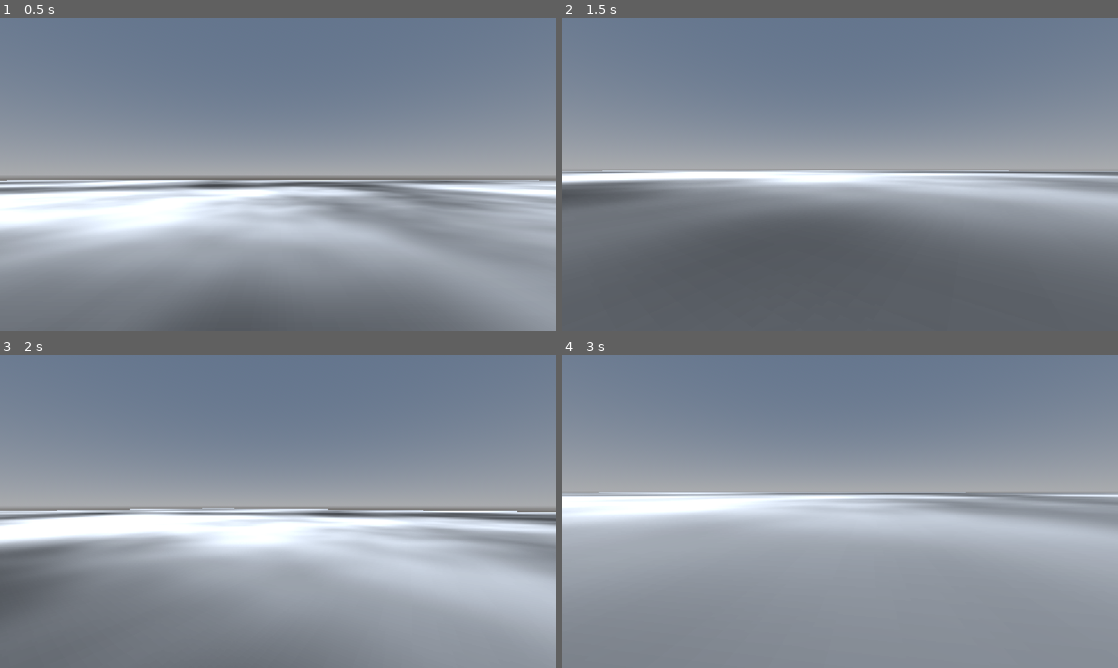
Above: before the commit, frames 1-4 (two rows, left to right).
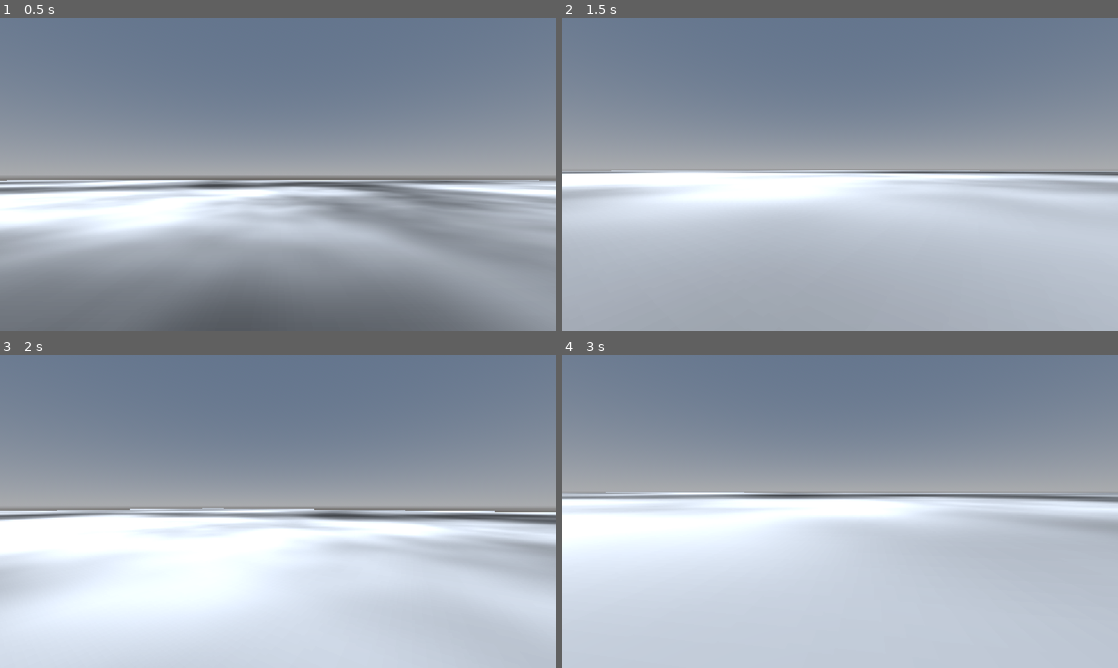
Above: after the commit, the same moments.

Repository: JoshuahMi/BasicRpgGodot
Game: Godot game, scene res://Elements/Levels/BasicRpgLevelTest.tscn
Same seed, same stepped clock (60 frames per second), same inputs: the game is played once before the commit and once after it.
Inputs (mouse positions are in pixels of both pictures, inside the frame that each line leads up to):
- Up to frame 1 (0.5 s): no input
- Up to frame 2 (1.5 s): move the mouse to (867, 174) at 0.52 s; hold Shift (Sprint) 0.53-1.28 s; hold W (MoveForward) from 0.53 s (still down); tap Space (Jump) at 0.77 s; tap Enter at 1.25 s; move the mouse to (812, 174) at 1.27 s; tap C (Test) at 1.35 s
- Up to frame 3 (2 s): keep holding W (MoveForward); tap Space (Jump) at 1.52 s
- Up to frame 4 (3 s): keep holding W (MoveForward); move the mouse to (851, 505) at 2.02 s; hold Shift (Sprint) 2.03-2.78 s; move the mouse to (834, 517) at 2.77 s; tap C (Test) at 2.85 s

Frame 1 is identical in both runs. In frame 2, 48% of the frame differs, in the area x 0-100%, y 48-100%; in frame 3, 40%; in frame 4, 49%, in the area x 0-100%, y 43-100%.

Commit message:
REWORK MOVEMENT COMPONENT- Did stuff
We're getting there!

Diff:
--- a/Elements/General/Components/BasicRpgMovementComponentNew.gd
+++ b/Elements/General/Components/BasicRpgMovementComponentNew.gd
@@ -56,7 +56,25 @@
 
 #region STATE
 
-var movement_place_state: BasicRpgGeneral.MovementPlaceState = BasicRpgGeneral.MovementPlaceState.GROUND
+var movement_place_state: BasicRpgGeneral.MovementPlaceState = BasicRpgGeneral.MovementPlaceState.GROUND:
+	set(new_value):
+		movement_place_state = new_value
+		match new_value:
+			BasicRpgGeneral.MovementPlaceState.GROUND:
+				print("Is on Ground!")
+				pass
+			BasicRpgGeneral.MovementPlaceState.AIR:
+				print("Is in Air!")
+				pass
+			BasicRpgGeneral.MovementPlaceState.WALL:
+				print("Is on a Wall!")
+				pass
+			BasicRpgGeneral.MovementPlaceState.SWIMMING:
+				print("Is swimming!")
+				pass
+			BasicRpgGeneral.MovementPlaceState.UNDERWATER:
+				print("Is underwater!")
+				pass
 var movement_effort_state: BasicRpgGeneral.MovementEffortState = BasicRpgGeneral.MovementEffortState.IDLE
 
 #endregion STATE
@@ -70,15 +88,44 @@
 # Get the gravity from the project settings to be synced with RigidBody nodes.
 var gravity_local = ProjectSettings.get_setting("physics/3d/default_gravity")
 
+var has_just_left_ground := false:
+	set(new_value):
+		has_just_left_ground = new_value
+		if new_value == true:
+			print("From Movement Component: Has just left the ground!")
+
+var has_just_landed := false:
+	set(new_value):
+		has_just_landed = new_value
+		if new_value == true:
+			print("From Movement Component: Has just landed!")
+
+var is_body_on_floor: bool = false:
+	set(new_value):
+		if new_value != is_body_on_floor:
+			if new_value == true:
+				has_just_landed = true
+			else:
+				has_just_left_ground = true
+			is_body_on_floor = new_value
+		else:
+			is_body_on_floor = new_value
+			has_just_landed = false
+			has_just_left_ground = false
+
+
 #endregion VARIABLES
 
 #region PARAMETER
 
 const MOVEMENT_ACCELERATION: float = 1000.0
 
-@export var movement_speed: float = 300.0
-
-@export var jump_strength: float = 150.0
+@export var movement_speed: float = 3.0
+
+## The multiplier applied to the regular movement speed when sprinting
+@export var sprint_multiplier: float = 1.75
+
+@export var jump_strength: float = 6.0
 
 @export var dash_strength: float = 150.0
 
@@ -90,13 +137,26 @@
 
 # Called when the node enters the scene tree for the first time.
 func _ready() -> void:
+
+	determine_initial_state()
+
 	pass # Replace with function body.
+
+
+func _physics_process(delta: float) -> void:
+
+	apply_gravity(delta)
+
+	is_body_on_floor = body.is_on_floor()
+
+	body.move_and_slide()
+
+	move(delta)
 
 
 # Called every frame. 'delta' is the elapsed time since the previous frame.
 func _process(delta: float) -> void:
 
-	apply_gravity(delta)
 
 	pass
 
@@ -156,7 +216,7 @@
 	# here it can just use "move toward" directily on the velocity
 	body.velocity.x = move_toward(body.velocity.x, direction_local.x * movement_speed_local, MOVEMENT_ACCELERATION * delta)
 	body.velocity.z = move_toward(body.velocity.z, direction_local.z * movement_speed_local, MOVEMENT_ACCELERATION * delta)
-
+	# print("From Movement Component: velocity: " + str(body.velocity))
 
 	pass
 
@@ -197,6 +257,7 @@
 		BasicRpgGeneral.MovementPlaceState.AIR:
 			# When in the air, apply normal gravity.
 			body.velocity.y -= gravity_local * delta
+			# print("From Movement Component: Apply gravity! Gravity: " + str(gravity_local * delta))
 			pass
 		BasicRpgGeneral.MovementPlaceState.WALL:
 			# At first, don't apply gravity. Then over time, add more and more, until the applied gravity matches gravity_local.
@@ -214,6 +275,11 @@
 
 	pass
 
-
+func determine_initial_state():
+
+	if body.is_on_floor():
+		movement_place_state = BasicRpgGeneral.MovementPlaceState.GROUND
+	else:
+		movement_place_state = BasicRpgGeneral.MovementPlaceState.AIR
 
 #endregion HELPER FUNCTIONS
--- a/Elements/Player/BasicRpgPlayer.gd
+++ b/Elements/Player/BasicRpgPlayer.gd
@@ -1,7 +1,7 @@
 extends CharacterBody3D
 
 @onready var input_component: BasicRpgInputComponent = $BasicRpgInputComponent
-@onready var movement_component: BasicRpgMovementComponent = $BasicRpgMovementComponent
+@onready var movement_component: BasicRpgMovementComponentNew = $BasicRpgMovementComponentNew
 
 func _ready() -> void:
 
--- a/Elements/Player/BasicRpgPlayer.tscn
+++ b/Elements/Player/BasicRpgPlayer.tscn
@@ -2,7 +2,7 @@
 
 [ext_resource type="Script" uid="uid://cg0pchnwybqq0" path="res://Elements/Player/BasicRpgPlayer.gd" id="1_kjpsg"]
 [ext_resource type="Script" uid="uid://ca00nlx430g4c" path="res://Elements/General/Components/BasicRpgInputComponent.gd" id="2_q1ege"]
-[ext_resource type="Script" uid="uid://dqn0htnm5vqau" path="res://Elements/General/Components/BasicRpgMovementComponent.gd" id="3_2c2dr"]
+[ext_resource type="Script" uid="uid://cr4dj6aowyb77" path="res://Elements/General/Components/BasicRpgMovementComponentNew.gd" id="4_q1ege"]
 
 [sub_resource type="CapsuleShape3D" id="CapsuleShape3D_reusg"]
 
@@ -23,9 +23,9 @@
 script = ExtResource("2_q1ege")
 metadata/_custom_type_script = "uid://ca00nlx430g4c"
 
-[node name="BasicRpgMovementComponent" type="Node" parent="." unique_id=1253588806 node_paths=PackedStringArray("body", "model", "camera")]
-script = ExtResource("3_2c2dr")
+[node name="BasicRpgMovementComponentNew" type="Node" parent="." unique_id=312858875 node_paths=PackedStringArray("body", "model", "camera")]
+script = ExtResource("4_q1ege")
 body = NodePath("..")
 model = NodePath("../MeshInstance3D")
 camera = NodePath("../Camera3D")
-metadata/_custom_type_script = "uid://dqn0htnm5vqau"
+metadata/_custom_type_script = "uid://cr4dj6aowyb77"
